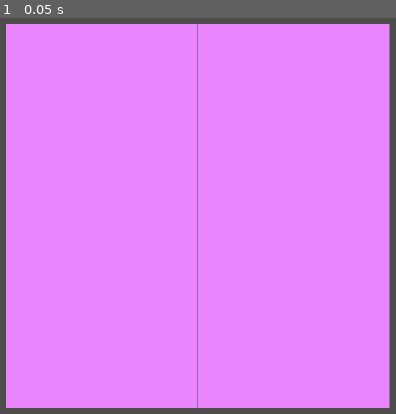
Above: before the commit, frame 1.
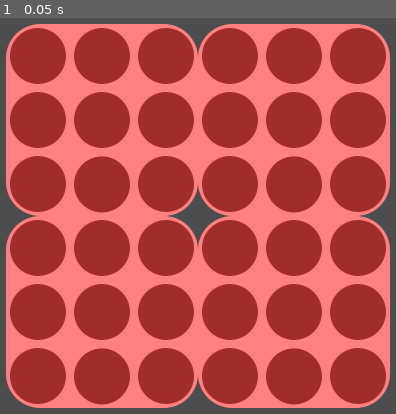
Above: after the commit, the same moment.

Repository: jokw1228/Finish_The_Game
Game: Godot game, scene res://scenes/game_pentago/game_pentago.tscn
Two runs of this game, one before a commit and one after it. Both use one fixed random seed, a clock stepped at 60 frames per second and the inputs below.
Inputs:
- Up to frame 1 (0.05 s): no input

The runs differ from the first frame. In frame 1, 94% of the frame differs, in the area x 1-99%, y 1-99%.

Commit message:
Pentago 스프라이트 업데이트

Diff:
--- a/finish-the-game/resources/images/game_pentago/sprite_pentago_stone_black.svg
+++ b/finish-the-game/resources/images/game_pentago/sprite_pentago_stone_black.svg
@@ -20,30 +20,58 @@
      borderopacity="0.25"
      inkscape:showpageshadow="2"
      inkscape:pageopacity="0.0"
-     inkscape:pagecheckerboard="0"
+     inkscape:pagecheckerboard="true"
      inkscape:deskcolor="#d1d1d1"
      inkscape:document-units="mm"
      inkscape:zoom="1.0547699"
-     inkscape:cx="-2.8442223"
-     inkscape:cy="74.897853"
+     inkscape:cx="-66.365185"
+     inkscape:cy="29.390296"
      inkscape:window-width="1440"
      inkscape:window-height="830"
      inkscape:window-x="-6"
      inkscape:window-y="-6"
      inkscape:window-maximized="1"
-     inkscape:current-layer="layer1" />
+     inkscape:current-layer="layer2" />
   <defs
      id="defs1" />
   <g
-     inkscape:label="Layer 1"
+     inkscape:label="Black Ball"
      inkscape:groupmode="layer"
      id="layer1">
-    <ellipse
+    <circle
        style="fill:#000000;stroke-width:0.264583"
        id="path1"
-       cx="17.027878"
-       cy="17.208729"
-       rx="16.894846"
-       ry="16.987011" />
+       cx="16.933332"
+       cy="16.933332"
+       r="14.816667" />
+  </g>
+  <g
+     inkscape:groupmode="layer"
+     id="layer2"
+     inkscape:label="light">
+    <ellipse
+       style="fill:#ffffff;fill-opacity:0.47999999;stroke-width:0.264583"
+       id="path2"
+       ry="2"
+       rx="4"
+       cy="11.862428"
+       cx="6.8038836"
+       transform="rotate(-27.402486)" />
+    <ellipse
+       style="fill:#ffffff;fill-opacity:0.31999999;stroke-width:0.264583"
+       id="path2-6"
+       ry="3.3675454"
+       rx="6.7350907"
+       cy="12.93689"
+       cx="6.8100686"
+       transform="rotate(-27.402486)" />
+    <ellipse
+       style="fill:#ffffff;fill-opacity:0.16;stroke-width:0.265143"
+       id="path2-6-8"
+       ry="4.3984361"
+       rx="8.2461405"
+       cy="13.864905"
+       cx="7.1354289"
+       transform="matrix(0.86498389,-0.50179963,0.42033962,0.90736685,0,0)" />
   </g>
 </svg>
--- a/finish-the-game/resources/images/game_pentago/sprite_pentago_stone_white.svg
+++ b/finish-the-game/resources/images/game_pentago/sprite_pentago_stone_white.svg
@@ -20,12 +20,12 @@
      borderopacity="0.25"
      inkscape:showpageshadow="2"
      inkscape:pageopacity="0.0"
-     inkscape:pagecheckerboard="0"
+     inkscape:pagecheckerboard="true"
      inkscape:deskcolor="#d1d1d1"
      inkscape:document-units="mm"
-     inkscape:zoom="4.2190795"
-     inkscape:cx="69.683446"
-     inkscape:cy="64.469038"
+     inkscape:zoom="1.0547699"
+     inkscape:cx="-66.365185"
+     inkscape:cy="29.390296"
      inkscape:window-width="1440"
      inkscape:window-height="830"
      inkscape:window-x="-6"
@@ -35,15 +35,43 @@
   <defs
      id="defs1" />
   <g
-     inkscape:label="Layer 1"
+     inkscape:label="Black Ball"
      inkscape:groupmode="layer"
      id="layer1">
+    <circle
+       style="fill:#efefef;stroke-width:0.264583;fill-opacity:1"
+       id="path1"
+       cx="16.933332"
+       cy="16.933332"
+       r="14.816667" />
+  </g>
+  <g
+     inkscape:groupmode="layer"
+     id="layer2"
+     inkscape:label="light">
     <ellipse
-       style="fill:#ffffff;stroke-width:0.264583"
-       id="path1"
-       cx="16.941092"
-       cy="16.954081"
-       rx="16.830233"
-       ry="16.754534" />
+       style="fill:#ffffff;fill-opacity:0.47999999;stroke-width:0.264583"
+       id="path2"
+       ry="2"
+       rx="4"
+       cy="11.862428"
+       cx="6.8038836"
+       transform="rotate(-27.402486)" />
+    <ellipse
+       style="fill:#ffffff;fill-opacity:0.31999999;stroke-width:0.264583"
+       id="path2-6"
+       ry="3.3675454"
+       rx="6.7350907"
+       cy="12.93689"
+       cx="6.8100686"
+       transform="rotate(-27.402486)" />
+    <ellipse
+       style="fill:#ffffff;fill-opacity:0.16;stroke-width:0.265143"
+       id="path2-6-8"
+       ry="4.3984361"
+       rx="8.2461405"
+       cy="13.864905"
+       cx="7.1354289"
+       transform="matrix(0.86498389,-0.50179963,0.42033962,0.90736685,0,0)" />
   </g>
 </svg>
--- a/finish-the-game/resources/images/game_pentago/sprite_pentago_sub_board.svg
+++ b/finish-the-game/resources/images/game_pentago/sprite_pentago_sub_board.svg
@@ -20,30 +20,127 @@
      borderopacity="0.25"
      inkscape:showpageshadow="2"
      inkscape:pageopacity="0.0"
-     inkscape:pagecheckerboard="0"
+     inkscape:pagecheckerboard="true"
      inkscape:deskcolor="#d1d1d1"
      inkscape:document-units="mm"
      inkscape:zoom="0.74583497"
-     inkscape:cx="205.13922"
+     inkscape:cx="205.13921"
      inkscape:cy="156.87116"
      inkscape:window-width="1440"
      inkscape:window-height="830"
      inkscape:window-x="-6"
      inkscape:window-y="-6"
      inkscape:window-maximized="1"
-     inkscape:current-layer="layer1" />
+     inkscape:current-layer="layer2" />
   <defs
-     id="defs1" />
+     id="defs1">
+    <inkscape:path-effect
+       effect="fillet_chamfer"
+       id="path-effect2"
+       is_visible="true"
+       lpeversion="1"
+       nodesatellites_param="F,0,0,1,0,0,0,1 @ F,0,0,1,0,0,0,1 @ F,0,0,1,0,0,0,1 @ F,0,0,1,0,0,0,1"
+       radius="0"
+       unit="px"
+       method="auto"
+       mode="F"
+       chamfer_steps="1"
+       flexible="false"
+       use_knot_distance="true"
+       apply_no_radius="true"
+       apply_with_radius="true"
+       only_selected="false"
+       hide_knots="false" />
+    <inkscape:path-effect
+       effect="fillet_chamfer"
+       id="path-effect1"
+       is_visible="true"
+       lpeversion="1"
+       nodesatellites_param="F,0,0,1,0,4.4979167,0,1 @ F,0,0,1,0,4.4979167,0,1 @ F,0,0,1,0,4.4979167,0,1 @ F,0,0,1,0,4.4979167,0,1"
+       radius="17"
+       unit="px"
+       method="auto"
+       mode="F"
+       chamfer_steps="1"
+       flexible="false"
+       use_knot_distance="true"
+       apply_no_radius="true"
+       apply_with_radius="true"
+       only_selected="false"
+       hide_knots="false" />
+  </defs>
   <g
-     inkscape:label="Layer 1"
+     inkscape:label="Back"
      inkscape:groupmode="layer"
-     id="layer1">
+     id="layer1"
+     style="fill:#ff8080">
     <rect
-       style="fill:#e985ff;fill-opacity:1;stroke-width:0.264583"
+       style="fill:#ff8080;fill-opacity:1;stroke-width:0.264583"
        id="rect1"
-       width="101.37676"
-       height="102.62914"
-       x="-0.062711157"
-       y="-0.1254223" />
+       width="101.60001"
+       height="101.6"
+       x="0"
+       y="0"
+       sodipodi:type="rect"
+       ry="18.092138" />
+  </g>
+  <g
+     inkscape:groupmode="layer"
+     id="layer2"
+     inkscape:label="hole">
+    <circle
+       style="fill:#a02c2c;stroke-width:0.264583"
+       id="path2"
+       cx="16.933332"
+       cy="16.933332"
+       r="14.816667" />
+    <circle
+       style="fill:#a02c2c;stroke-width:0.264583"
+       id="path2-8"
+       cx="50.799999"
+       cy="16.933332"
+       r="14.816667" />
+    <circle
+       style="fill:#a02c2c;stroke-width:0.264583"
+       id="path2-9"
+       cx="84.666664"
+       cy="16.933332"
+       r="14.816667" />
+    <circle
+       style="fill:#a02c2c;stroke-width:0.264583"
+       id="path2-7"
+       cx="50.799999"
+       cy="50.799999"
+       r="14.816667" />
+    <circle
+       style="fill:#a02c2c;stroke-width:0.264583"
+       id="path2-77"
+       cx="84.666664"
+       cy="50.799999"
+       r="14.816667" />
+    <circle
+       style="fill:#a02c2c;stroke-width:0.264583"
+       id="path2-93"
+       cx="16.933332"
+       cy="50.799999"
+       r="14.816667" />
+    <circle
+       style="fill:#a02c2c;stroke-width:0.264583"
+       id="path2-1"
+       cx="50.799999"
+       cy="84.904587"
+       r="14.816667" />
+    <circle
+       style="fill:#a02c2c;stroke-width:0.264583"
+       id="path2-0"
+       cx="84.666664"
+       cy="84.666672"
+       r="14.816667" />
+    <circle
+       style="fill:#a02c2c;stroke-width:0.264583"
+       id="path2-94"
+       cx="16.933332"
+       cy="84.666664"
+       r="14.816667" />
   </g>
 </svg>
--- a/finish-the-game/scenes/game_pentago/pentago_board.gd
+++ b/finish-the-game/scenes/game_pentago/pentago_board.gd
@@ -3,12 +3,12 @@
 
 const cell_image_size = 128.0 # pixel size
 
-signal player_action_finished
-
 var board_size: int = 2
 var subboard_size: int = 3
 
 var subboards: Array = []
+
+signal player_action_finished
 
 func _ready() -> void:
 	set_board()
--- a/finish-the-game/scenes/game_pentago/pentago_stone.gd
+++ b/finish-the-game/scenes/game_pentago/pentago_stone.gd
@@ -9,3 +9,9 @@
 		texture = sprite_black
 	elif color_to_set == 2:
 		texture = sprite_white
+
+func _ready() -> void:
+	global_rotation = 0
+
+func _physics_process(_delta: float) -> void:
+	global_rotation = 0
--- a/finish-the-game/scenes/game_pentago/pentago_sub_board.gd
+++ b/finish-the-game/scenes/game_pentago/pentago_sub_board.gd
@@ -4,12 +4,12 @@
 const cell_image_size = 128.0 # pixel size
 const rotation_animation_time = 0.2
 
-signal rotation_finished
-
 var size: int = 3 # default: 3 x 3 matrix
 var cells: Array = [] # cells[y][x], right: x+, down: y+
 # 0: empty, 1: black, 2: white
 # cells <- absolute coordinate systems
+
+signal rotation_finished
 
 func _ready() -> void:
 	# Cells initialization
